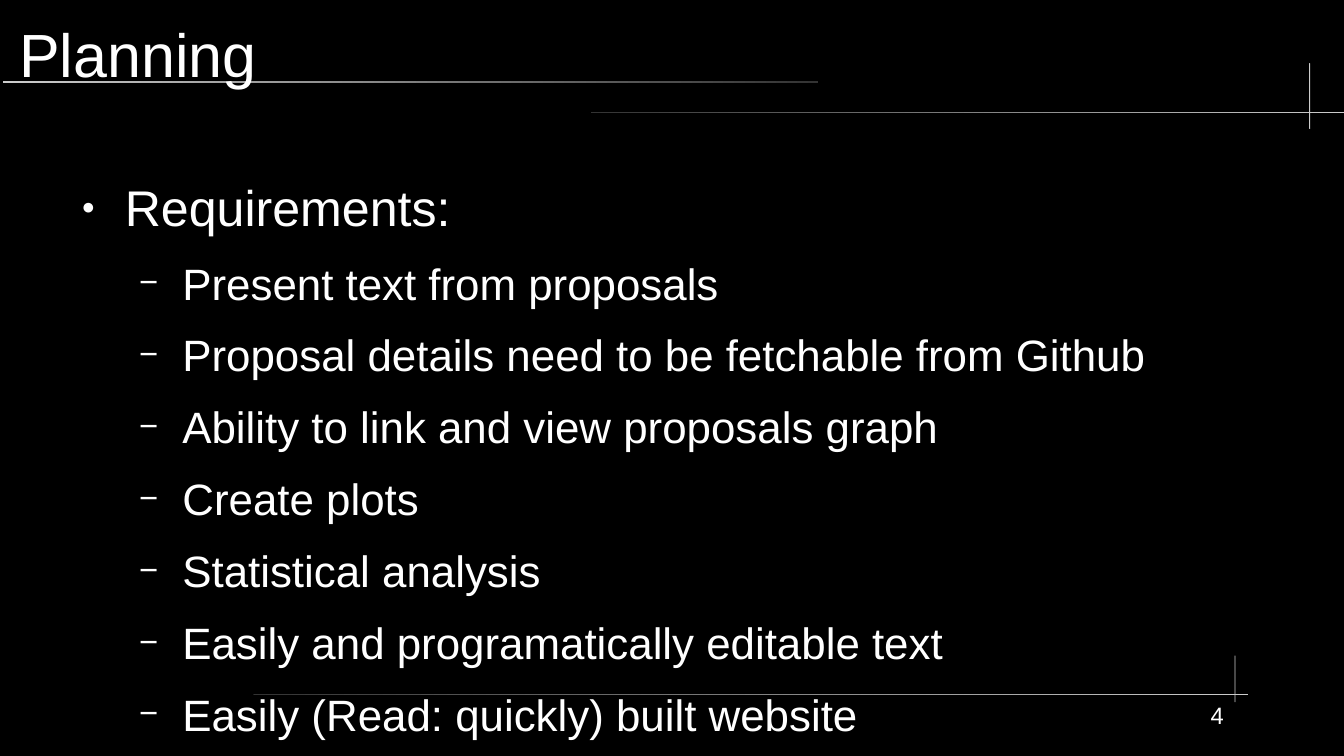
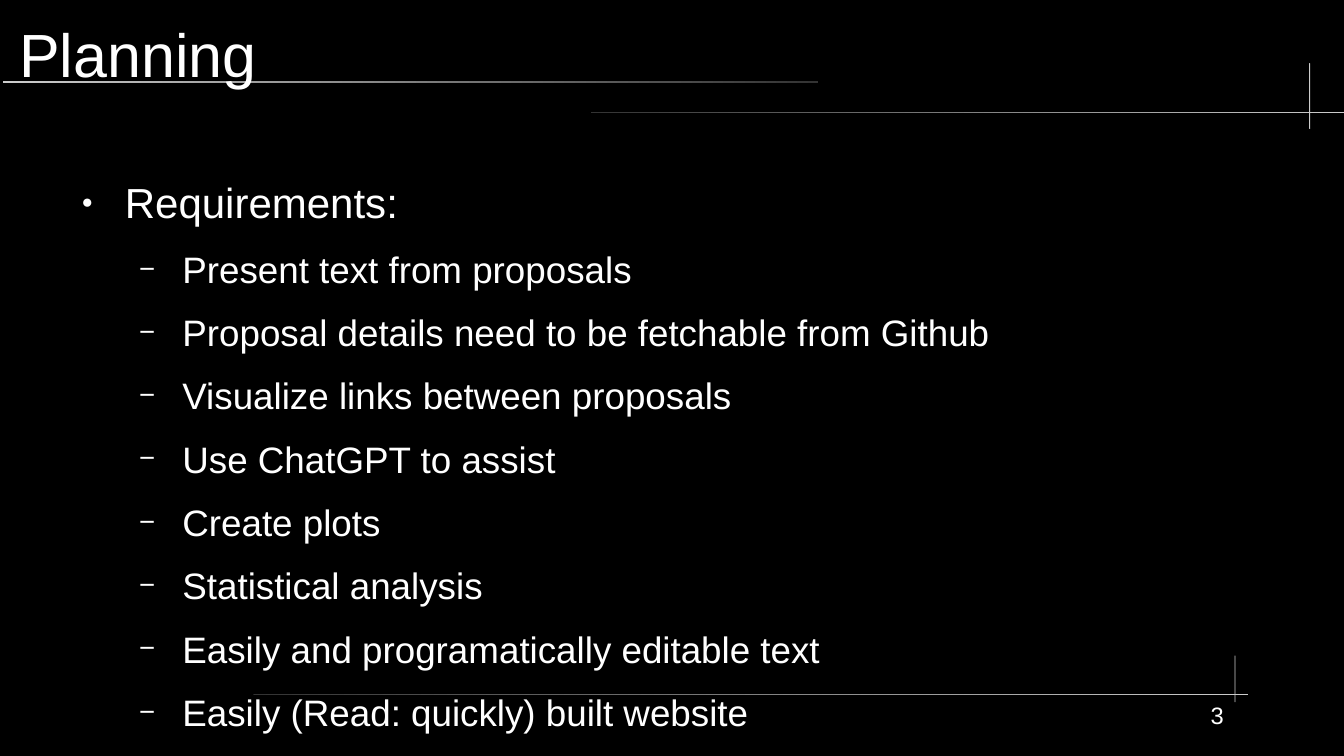
Before and after one commit to KWaloen/tc39_proposals_project, a slide deck: slide 3 of Data Analysis/Presentation/JS Proposals Project.odp (slide 4 before the commit). Drawn at 1344x756 pixels with LibreOffice and Linux fonts; fonts in the diff are those of the drawing. Boxes give left, top, right and bottom in pixels: in the first picture for what was removed or moved away, otherwise in the second. Text is boxed around its words. In the diff, an @@ line names an element or a change of style, - is before the commit and + after.

Commit message:
update presentation and fix code

```diff
--- a/Data Analysis/Presentation/JS Proposals Project.odp
+++ b/Data Analysis/Presentation/JS Proposals Project.odp
@@ text at box(125, 187, 989, 733): size 29.6 to 24.8 pt in "Requirements:"; size 25.9 to 21.7 pt in "Present text from proposals", "Proposal details need to be fetchable from ...", "Create plots", "Statistical analysis" and 2 more places @@
@@ text at box(182, 382, 731, 474): text changed; size 25.9 to 21.7 pt @@
-  − Ability to link and view proposals graph
+  − Visualize links between proposals
+  − Use ChatGPT to assist
@@ page number at box(1211, 707, 1224, 725): text changed @@
-4
+3
```
Also in this commit, not shown: 3 other slides changed, 2 slides added, 1 slide removed, 1 other file.
